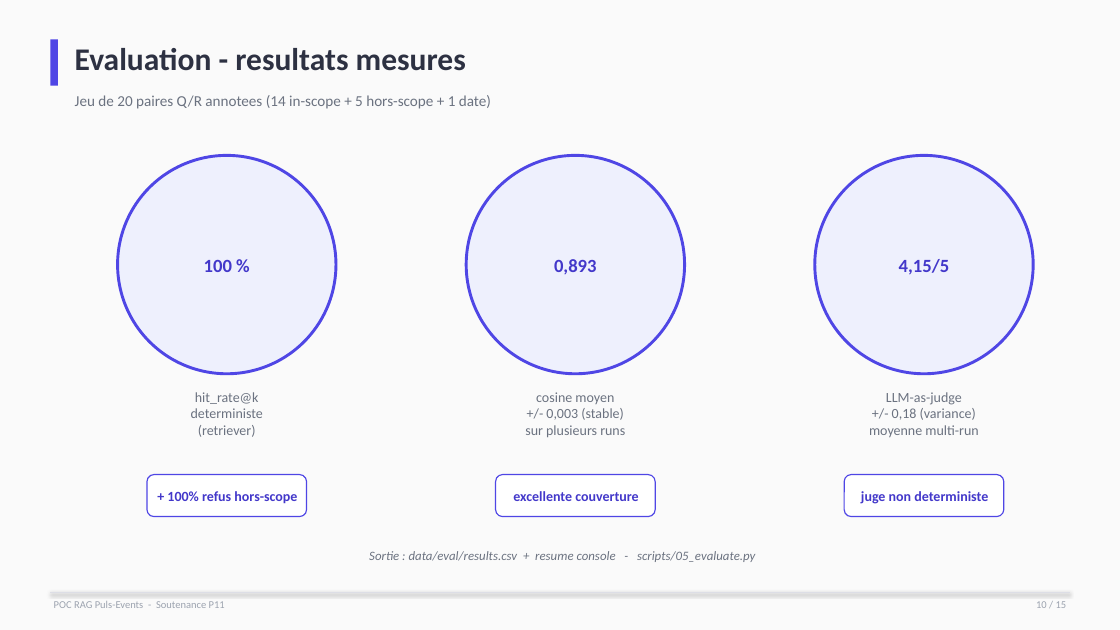
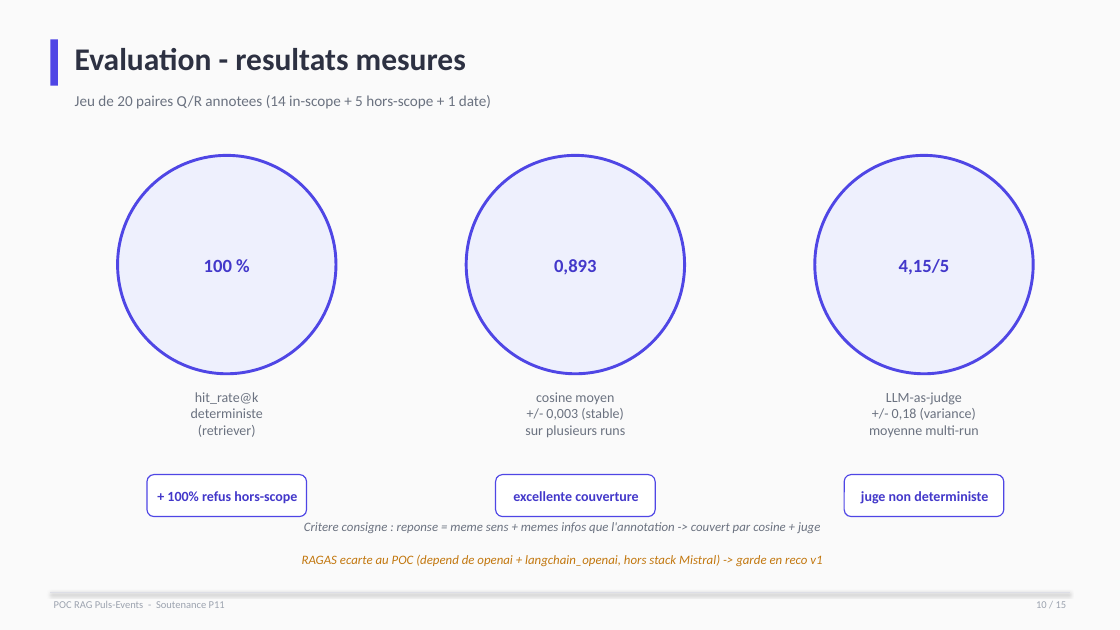
Before and after one commit to MoyLiG/P11, a slide deck: slide 10 of docs/presentation.pptx. Drawn at 1120x630 pixels with LibreOffice and Linux fonts; fonts in the diff are those of the drawing. Boxes give left, top, right and bottom in pixels: in the first picture for what was removed or moved away, otherwise in the second. Text is boxed around its words. In the diff, an @@ line names an element or a change of style, - is before the commit and + after.

```diff
--- a/docs/presentation.pptx
+++ b/docs/presentation.pptx
@@ text at (304, 522, 820, 533): text changed @@
-Sortie : data/eval/results.csv + resume console - scripts/05_evaluate.py
+Critere consigne : reponse = meme sens + memes infos que l'annotation -> couvert par cosine + juge
@@ text added at (302, 555, 822, 567), 11 pt, text #C2770E, italic @@
+RAGAS ecarte au POC (depend de openai + langchain_openai, hors stack Mistral) -> garde en reco v1
```
Also in this commit, not shown: 14 other files.
